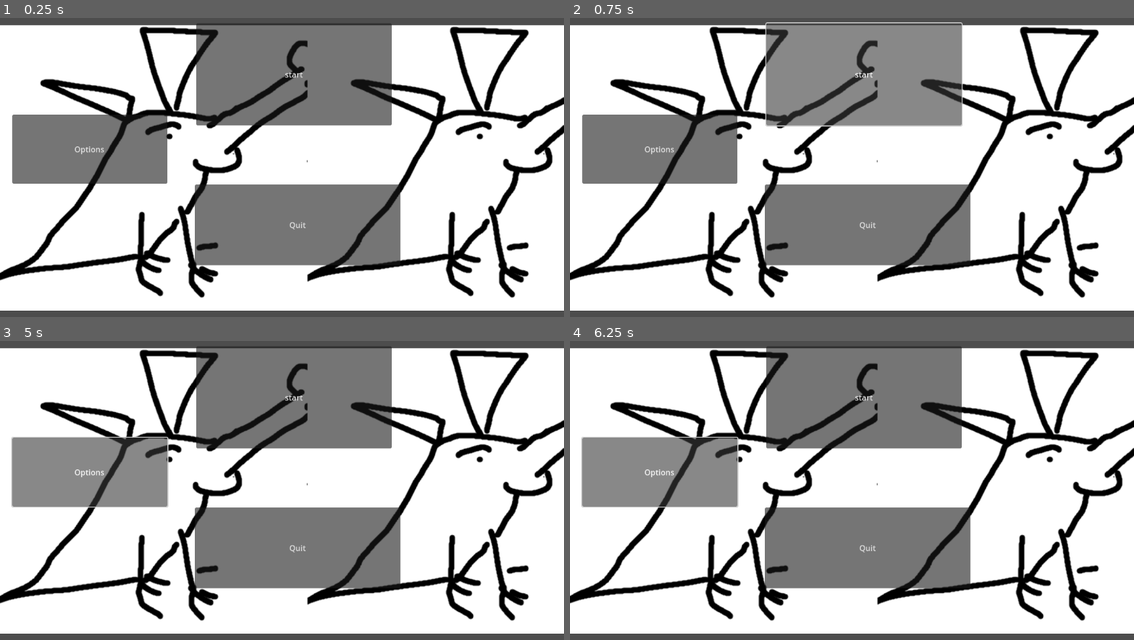
Above: before the commit, frames 1-4 (two rows, left to right).
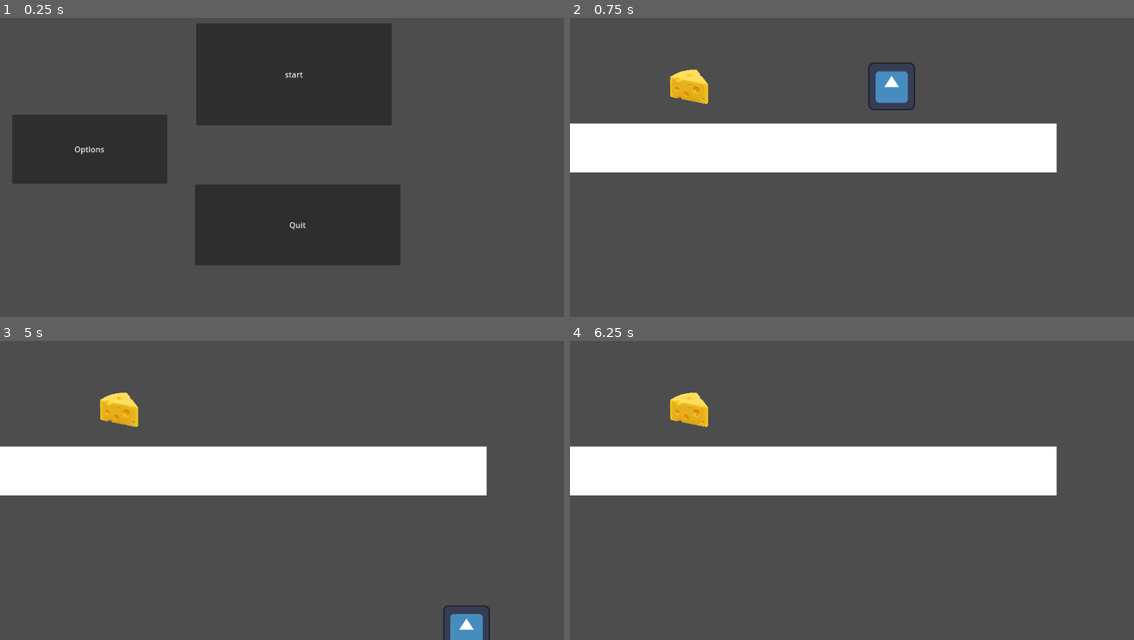
Above: after the commit, the same moments.

Repository: JQBA/Scaling
Game: Godot game, scene res://MainMenus/main_menu.tscn
Same seed, same stepped clock (60 frames per second), same inputs: the game is played once before the commit and once after it. The engine's default icon, where the game draws it, is replaced by a stand-in: a white triangle on a blue panel in a dark square.
Inputs (mouse positions are in pixels of both pictures, inside the frame that each line leads up to):
- Up to frame 1 (0.25 s): no input
- Up to frame 2 (0.75 s): click "start" at 0.5 s
- Up to frame 3 (5 s): click (293, 397) at 1.25 s, where only the run before the commit has a clickable "start"; click (90, 472) at 2 s, where only the run before the commit has a clickable "Options"; hold D (MoveRight) 2.78-4.28 s; hold A (MoveLeft) from 4.28 s (still down)
- Up to frame 4 (6.25 s): release A (MoveLeft) at 5.03 s; hold D (MoveRight) from 5.03 s (still down)

The runs differ from the first frame. In frame 1, 94% of the frame differs, in the area x 0-100%, y 2-98%; in frame 2, 86%; in frame 3, 86%; in frame 4, 86%.

Commit message:
Removed outdated scripts, cleaned up others
finished MVP duplication cheese, cleaned up the internals of some of the scripts

Diff:
--- /dev/null
+++ b/DuplicationCheese.gd
@@ -0,0 +1,21 @@
+extends Area2D
+
+@export var BeenActivated = false
+
+var PlayerClone = preload("res://GamePlayObjects/PlayerNode.tscn")
+
+# Called when the node enters the scene tree for the first time.
+func _ready():
+	pass # Replace with function body.
+
+
+# Called every frame. 'delta' is the elapsed time since the previous frame.
+func _process(delta):
+	pass
+
+func _on_body_entered(body):
+	print("need more rats")
+	var NewRat = PlayerClone.instantiate()
+	NewRat.global_position = self.position
+	get_tree().get_current_scene().add_child(NewRat)
+	queue_free()
--- a/GamePlayObjects/GrowthPlatform.tscn
+++ b/GamePlayObjects/GrowthPlatform.tscn
@@ -1,12 +1,13 @@
 [gd_scene load_steps=4 format=3 uid="uid://dehltyk5itfqe"]
 
-[ext_resource type="Script" path="res://GrowthPlatform.gd" id="1_ks4tx"]
+[ext_resource type="Script" path="res://DuplicationCheese.gd" id="1_ks4tx"]
 [ext_resource type="Texture2D" uid="uid://bak4w4x1aqwnj" path="res://Assets/Cheese-PNG-Pic-Background.png" id="2_fbsvn"]
 
 [sub_resource type="CircleShape2D" id="CircleShape2D_ojan1"]
 radius = 57.3062
 
 [node name="GrowthPlatform" type="Area2D"]
+collision_mask = 2
 script = ExtResource("1_ks4tx")
 
 [node name="Sprite2D" type="Sprite2D" parent="."]
@@ -15,3 +16,5 @@
 
 [node name="CollisionShape2D" type="CollisionShape2D" parent="."]
 shape = SubResource("CircleShape2D_ojan1")
+
+[connection signal="body_entered" from="." to="." method="_on_body_entered"]
--- a/GamePlayObjects/PlayerNode.tscn
+++ b/GamePlayObjects/PlayerNode.tscn
@@ -1,6 +1,6 @@
 [gd_scene load_steps=4 format=3 uid="uid://bt1kg0e8y8pqe"]
 
-[ext_resource type="Script" path="res://player.gd" id="1_o31bv"]
+[ext_resource type="Script" path="res://Scipts/PlayerScipt.gd" id="1_sysrc"]
 [ext_resource type="Texture2D" uid="uid://bfm05nbia1pjv" path="res://icon.svg" id="2_jdggv"]
 
 [sub_resource type="RectangleShape2D" id="RectangleShape2D_uvv55"]
@@ -8,14 +8,15 @@
 
 [node name="PlayerNode" type="CharacterBody2D"]
 position = Vector2(-1, 0)
-script = ExtResource("1_o31bv")
-JumpForce = 300
+collision_layer = 2
+script = ExtResource("1_sysrc")
 
 [node name="CollisionShape2D" type="CollisionShape2D" parent="."]
 position = Vector2(0, -69)
+scale = Vector2(0.75, 0.75)
 shape = SubResource("RectangleShape2D_uvv55")
 
 [node name="Sprite2D" type="Sprite2D" parent="."]
 position = Vector2(0, -68)
-scale = Vector2(1, 1.02344)
+scale = Vector2(0.75, 0.765)
 texture = ExtResource("2_jdggv")
--- a/GrowthPlatform.gd
+++ /dev/null
@@ -1,12 +0,0 @@
-extends Node2D
-
-@export var BeenActivated = false
-
-# Called when the node enters the scene tree for the first time.
-func _ready():
-	pass # Replace with function body.
-
-
-# Called every frame. 'delta' is the elapsed time since the previous frame.
-func _process(delta):
-	pass
--- a/LevelScript.gd
+++ b/LevelScript.gd
@@ -1,5 +1,6 @@
 extends Node2D
 
+@onready var PlayerClone = get_node("PlayerNode")
 
 # Called when the node enters the scene tree for the first time.
 func _ready():
@@ -9,3 +10,8 @@
 # Called every frame. 'delta' is the elapsed time since the previous frame.
 func _process(delta):
 	pass
+
+
+#func _on_child_exiting_tree(_node):
+	#var newRat = PlayerClone.new()
+	#add_child(newRat)# Replace with function body.
--- a/MainMenus/main_menu.gd
+++ b/MainMenus/main_menu.gd
@@ -12,7 +12,7 @@
 
 
 func _on_start_pressed():
-	get_tree().change_scene_to_file("res://MainMenus/temp_world.tscn")
+	get_tree().change_scene_to_file("res://levels/TestWorld.tscn")
 
 
 func _on_quit_pressed():
--- a/MainMenus/main_menu.tscn
+++ b/MainMenus/main_menu.tscn
@@ -1,22 +1,6 @@
-[gd_scene load_steps=4 format=3 uid="uid://dge28ftgl0fv0"]
+[gd_scene load_steps=2 format=3 uid="uid://dge28ftgl0fv0"]
 
 [ext_resource type="Script" path="res://MainMenus/main_menu.gd" id="2_fvi5q"]
-[ext_resource type="Texture2D" uid="uid://12f17jwoysw7" path="res://Assets/rat.png" id="2_qrool"]
-
-[sub_resource type="GDScript" id="GDScript_ptd63"]
-script/source = "extends ParallaxLayer
-
-var scrolling_speed = 100
-
-# Called when the node enters the scene tree for the first time.
-func _ready():
-	pass # Replace with function body.
-
-
-# Called every frame. 'delta' is the elapsed time since the previous frame.
-func _process(delta):
-	pass
-"
 
 [node name="MainMenu" type="Node2D"]
 script = ExtResource("2_fvi5q")
@@ -43,18 +27,5 @@
 text = "Options
 "
 
-[node name="ParallaxBackground" type="ParallaxBackground" parent="."]
-script = ExtResource("2_fvi5q")
-
-[node name="ParallaxLayer" type="ParallaxLayer" parent="ParallaxBackground"]
-position = Vector2(-261, -74)
-motion_mirroring = Vector2(634, 0)
-script = SubResource("GDScript_ptd63")
-
-[node name="Menu" type="Sprite2D" parent="ParallaxBackground/ParallaxLayer"]
-position = Vector2(696, 417)
-scale = Vector2(1.39, 1.39)
-texture = ExtResource("2_qrool")
-
 [connection signal="pressed" from="start" to="." method="_on_start_pressed"]
 [connection signal="pressed" from="Quit" to="." method="_on_quit_pressed"]
--- /dev/null
+++ b/Scipts/PlayerScipt.gd
@@ -0,0 +1,28 @@
+extends CharacterBody2D
+
+
+const SPEED = 300.0
+const JUMP_VELOCITY = -400.0
+
+# Get the gravity from the project settings to be synced with RigidBody nodes.
+var gravity = ProjectSettings.get_setting("physics/2d/default_gravity")
+
+
+func _physics_process(delta):
+	# Add the gravity.
+	if not is_on_floor():
+		velocity.y += gravity * delta
+
+	# Handle jump.
+	if Input.is_action_just_pressed("Jump") and is_on_floor():
+		velocity.y = JUMP_VELOCITY
+
+	# Get the input direction and handle the movement/deceleration.
+	# As good practice, you should replace UI actions with custom gameplay actions.
+	var direction = Input.get_axis("MoveLeft", "MoveRight")
+	if direction:
+		velocity.x = direction * SPEED
+	else:
+		velocity.x = move_toward(velocity.x, 0, SPEED)
+
+	move_and_slide()
--- a/levels/TestWorld.tscn
+++ b/levels/TestWorld.tscn
@@ -28,3 +28,5 @@
 position = Vector2(-5, 4)
 scale = Vector2(50, 5.12)
 shape = SubResource("RectangleShape2D_p12gy")
+
+[connection signal="child_exiting_tree" from="." to="." method="_on_child_exiting_tree"]
--- a/player.gd
+++ /dev/null
@@ -1,23 +0,0 @@
-extends CharacterBody2D
-
-@export var MoveSpeed = 400
-@export var Gravity = 9.8
-@export var JumpForce = 500
-
-# Called when the node enters the scene tree for the first time. Hiii noah U//w//U
-func _ready():
-	Object.new()# Replace with function body.
-
-
-# Called every frame. 'delta' is the elapsed time since the previous frame.
-func _process(delta):
-	pass
-
-func _physics_process(delta):
-	if !is_on_floor():
-		velocity.y += Gravity
-	if Input.is_action_just_pressed("Jump"):
-		velocity.y = -JumpForce
-	var DirectionalInput = Input.get_axis("MoveLeft", "MoveRight")
-	velocity.x = MoveSpeed * DirectionalInput
-	move_and_slide()
